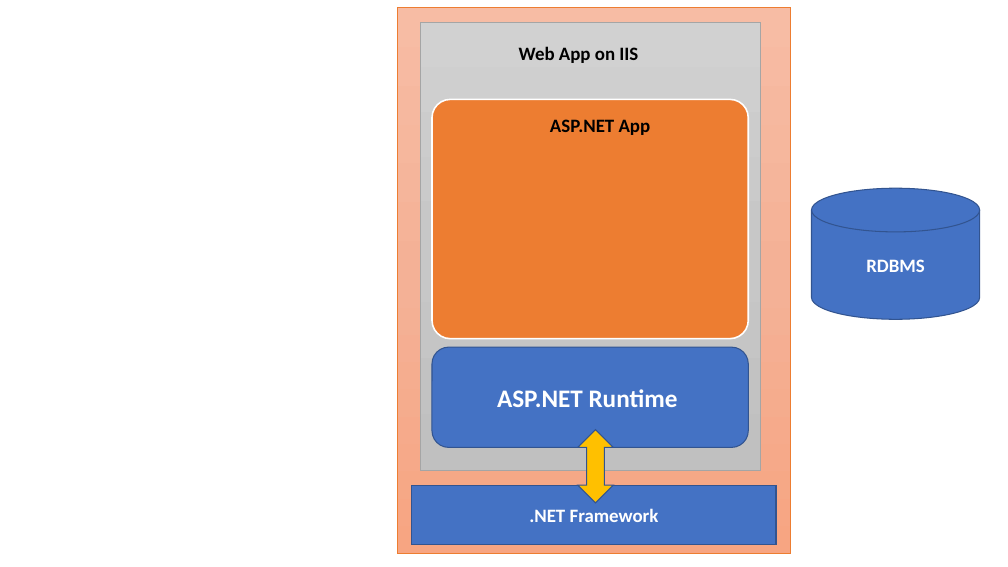
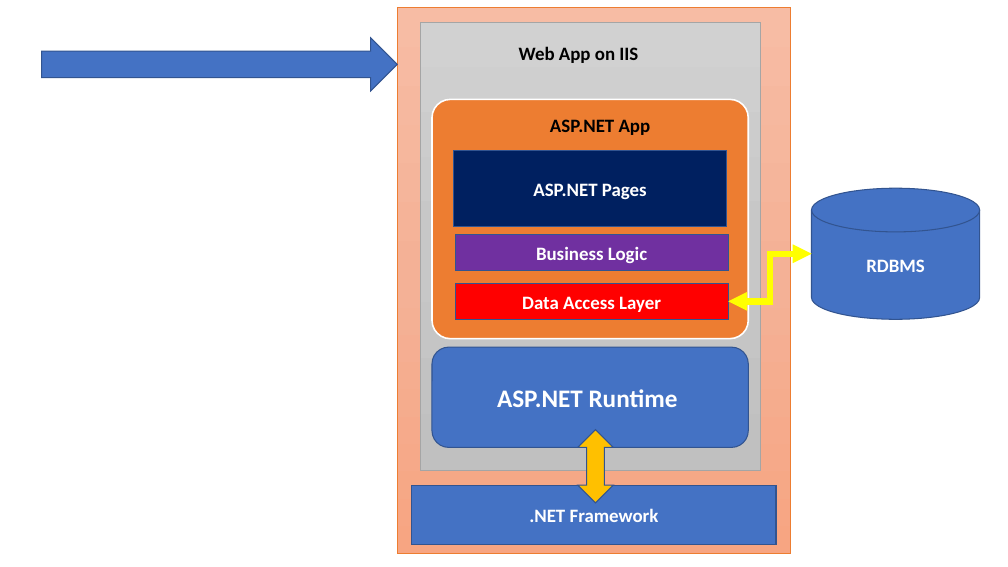
Before and after one commit to maheshsabnis/NitorNetApps, a slide deck: slide 5 of Mages.pptx. Drawn at 1008x567 pixels with LibreOffice and Linux fonts; fonts in the diff are those of the drawing. Boxes give left, top, right and bottom in pixels: in the first picture for what was removed or moved away, otherwise in the second. Text is boxed around its words. In the diff, an @@ line names an element or a change of style, - is before the commit and + after.

Commit message:
Date:28-12-2022

```diff
--- a/Mages.pptx
+++ b/Mages.pptx
@@ right arrow added at [42,38,397,91], fill #4472C4, outline #325491 1 pt @@
@@ rectangle added at [454,151,727,226], fill #002060, outline #325491 1 pt, 18 pt, text #FFFFFF, bold @@
+ASP.NET Pages
@@ rectangle added at [455,234,728,270], fill #7030A0, outline #325491 1 pt, 18 pt, text #FFFFFF, bold @@
+Business Logic
@@ elbow double arrow added from (728, 302) to (811, 254), #FFFF00 6 pt @@
@@ rectangle added at [455,284,728,319], fill #FF0000, outline #325491 1 pt, 18 pt, text #FFFFFF, bold @@
+Data Access Layer
```
